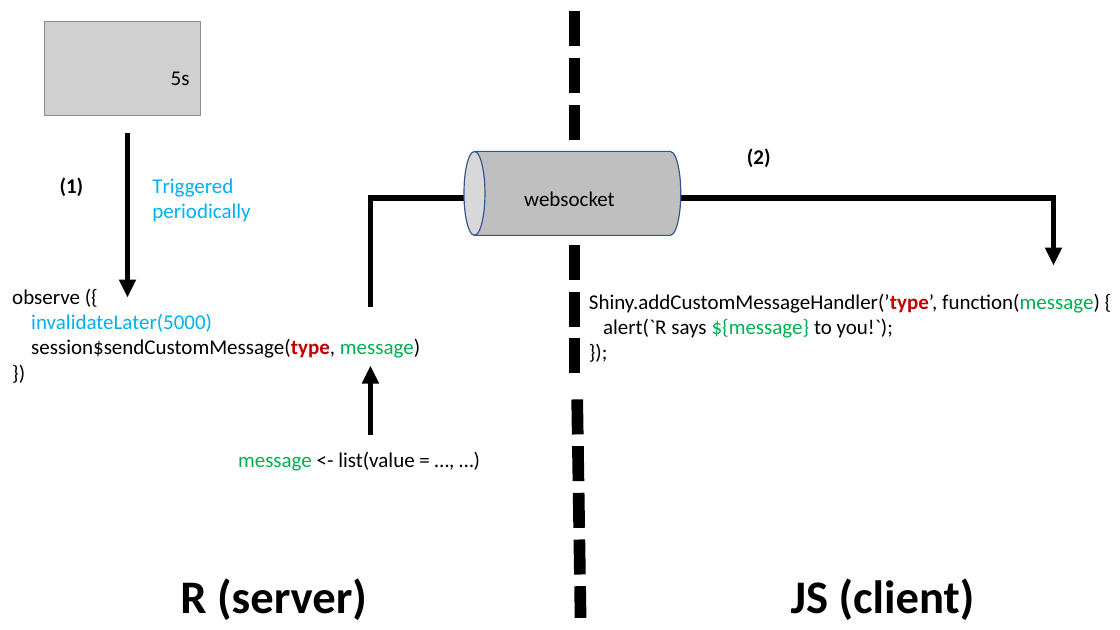
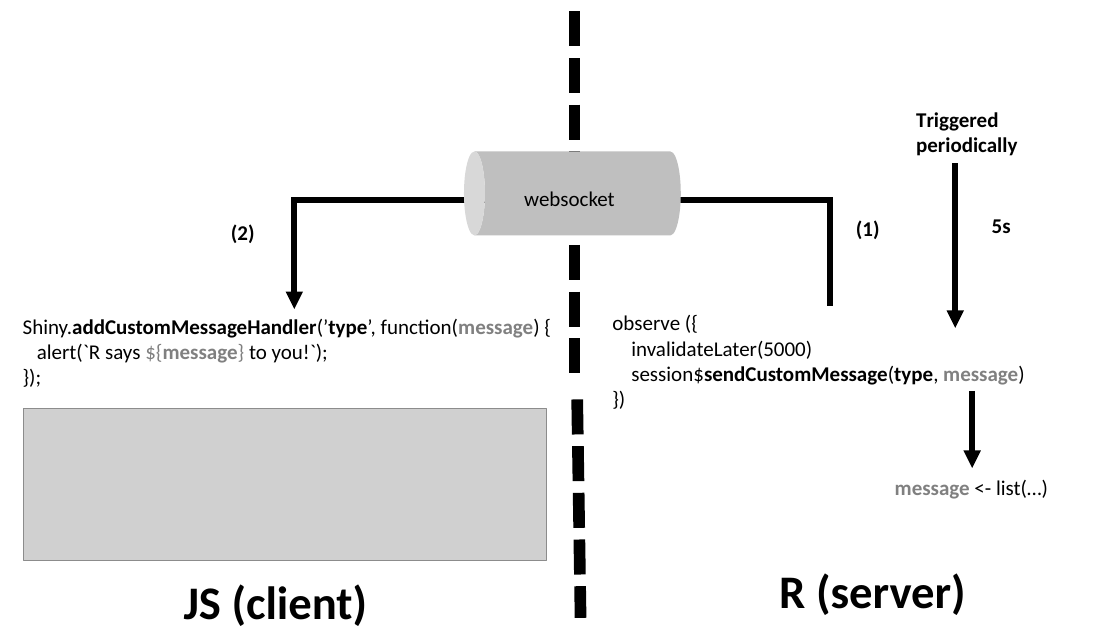
Before and after one commit to DivadNojnarg/outstanding-shiny-ui, a slide deck: slide 1 of images/survival-kit/shiny-custom-message.pptx. Drawn at 1120x630 pixels with LibreOffice and Linux fonts; fonts in the diff are those of the drawing; grey boxes stand for pictures. Boxes give left, top, right and bottom in pixels: in the first picture for what was removed or moved away, otherwise in the second. Text is boxed around its words. In the diff, an @@ line names an element or a change of style, - is before the commit and + after.

```diff
--- a/images/survival-kit/shiny-custom-message.pptx
+++ b/images/survival-kit/shiny-custom-message.pptx
@@ picture removed at box(45, 22, 201, 116) @@
@@ text "Triggered periodically": place and size @@
-text "Triggered periodically" at box(152, 178, 250, 222)
+text "Triggered periodically" at box(916, 112, 1017, 156)
@@ text "Triggered periodically" at box(916, 112, 1017, 156): text colour #00B0F0 to #000000, bold on @@
@@ cylinder at box(464, 151, 681, 235): outline #325491 1 pt to none @@
@@ arrow moved from (128, 133) - (128, 297) to (955, 164) - (955, 328) @@
@@ elbow arrow moved from (371, 307) - (1054, 266) to (830, 306) - (294, 309) @@
@@ text "5s": place and size @@
-text "5s" at box(171, 71, 190, 85)
+text "5s" at box(992, 219, 1011, 233)
@@ text "5s" at box(992, 219, 1011, 233): bold on @@
@@ text "(2)": place and size @@
-text "(2)" at box(747, 148, 771, 167)
+text "(2)" at box(231, 224, 255, 243)
@@ text "(1)": place and size @@
-text "(1)" at box(60, 177, 84, 196)
+text "(1)" at box(856, 220, 880, 239)
@@ text "Shiny.addCustomMessageHandler(’type’, function(message) {": place and size @@
-text "Shiny.addCustomMessageHandler(’type’, function(message) {" at box(589, 294, 1100, 338)
+text "Shiny.addCustomMessageHandler(’type’, function(message) {" at box(23, 319, 540, 363)
@@ text at box(23, 319, 540, 363): text colour #C00000 to #000000 in "Shiny.addCustomMessageHandler(’type’,"; text colour #00B050 to #808080 in "function(message)", "${message}"; bold on in "Shiny.addCustomMessageHandler(’type’, function(message)", "${message}" @@
@@ text "observe ({": place and size @@
-text "observe ({" at box(12, 289, 420, 358)
+text "observe ({" at box(612, 315, 1024, 385)
@@ text at box(631, 341, 1024, 385): text colour #00B0F0 to #000000 in "invalidateLater(5000)"; text colour #C00000 to #000000 in "session$sendCustomMessage(type,"; text colour #00B050 to #808080 in "message)"; bold on in "session$sendCustomMessage(type, message)" @@
@@ picture added at box(24, 408, 546, 560) @@
@@ arrow moved from (371, 435) - (371, 366) to (972, 391) - (972, 468) @@
@@ text at box(895, 480, 1048, 499): text changed @@
-message <- list(value = …, …)
+message <- list(…)
@@ text "JS (client)": place and size @@
-text "JS (client)" at box(791, 578, 975, 620)
+text "JS (client)" at box(184, 584, 368, 626)
@@ text "R (server)": place and size @@
-text "R (server)" at box(180, 578, 367, 620)
+text "R (server)" at box(779, 573, 966, 615)
```
Also in this commit, not shown: 13 other files.
